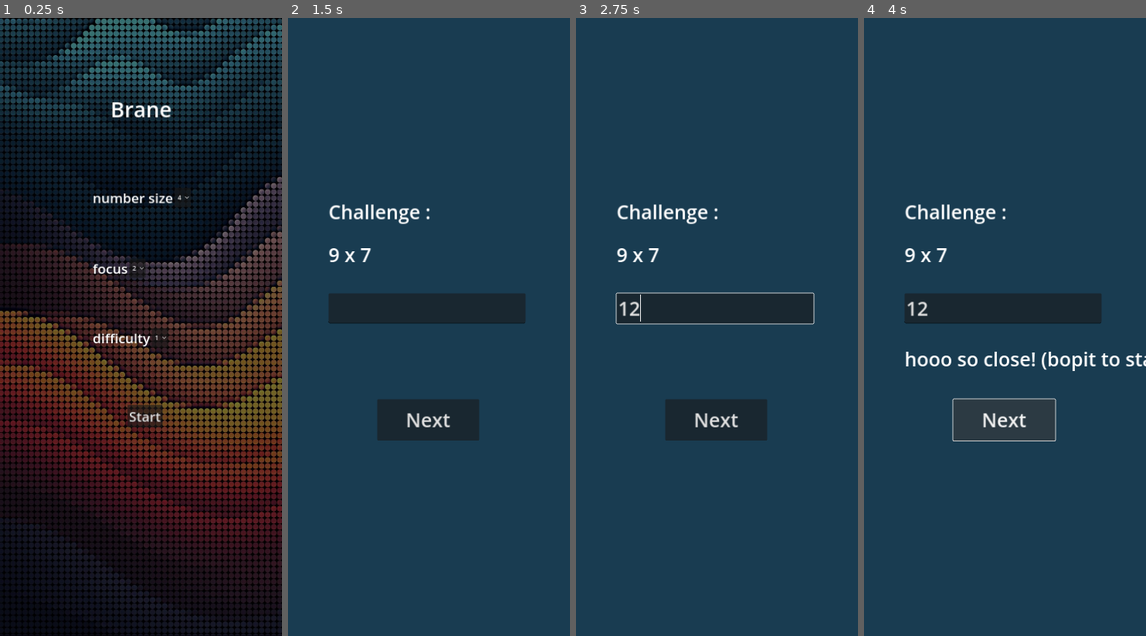
Above: before the commit, frames 1-4 (left to right).
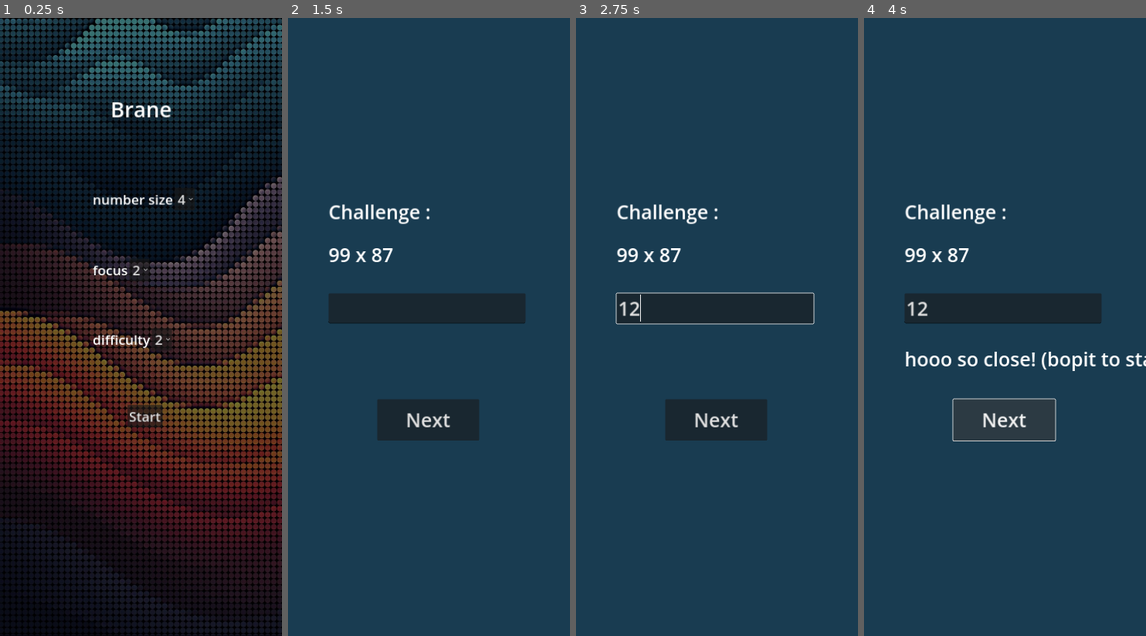
Above: after the commit, the same moments.

Repository: Zabardast/brane
Game: Godot game, scene res://main.tscn
Same seed, same stepped clock (60 frames per second), same inputs: the game is played once before the commit and once after it.
Inputs (mouse positions are in pixels of both pictures, inside the frame that each line leads up to):
- Up to frame 1 (0.25 s): no input
- Up to frame 2 (1.5 s): click "Start" at 0.5 s; click "Next" at 1.25 s
- Up to frame 3 (2.75 s): click (714, 308) at 2.02 s; type "12" at 2.1 s
- Up to frame 4 (4 s): click "Next" at 2.75 s; click "Next" at 3.5 s

The runs differ from the first frame. In frame 1, 0.7% of the frame differs, in the area x 32-69%, y 28-54%; in frame 2, 0.2%; in frame 3, 0.2%; in frame 4, 0.2%.

Commit message:
fix game config not being used properly

Diff:
--- a/challenge_loop.gd
+++ b/challenge_loop.gd
@@ -25,10 +25,9 @@
 	complexity = p_complexity
 
 func new_challenge() -> String:
-	var val1:int = randi() % (complexity*10)
-	var val2:int = randi() % (complexity*10)
+	var val1:int = randi() % (10**complexity)
+	var val2:int = randi() % (10**complexity)
 	var val3:String = "!"
-	list_size = list_size - 1
 	#print_debug("complexity ", complexity)
 	#print_debug("val1 : " ,val1)
 	#print_debug("val2 : " ,val2)
@@ -37,6 +36,7 @@
 		print_debug("go to recall page")
 		emit_signal("start_remember")
 
+	list_size = list_size - 1
 	# operator
 	match randi() % 3:
 		0:
--- a/menu.gd
+++ b/menu.gd
@@ -61,7 +61,7 @@
 
 	for i in problem_complexity:
 		$ComplexityContainer/OptionButton.add_item(problem_complexity[i].label, i)
-	$ComplexityContainer/OptionButton.select(1)
+	$ComplexityContainer/OptionButton.select(2)
 
 
 func start() -> void:
--- a/menu.tscn
+++ b/menu.tscn
@@ -68,6 +68,7 @@
 
 [node name="OptionButton" type="OptionButton" parent="NumberSizeContainer"]
 layout_mode = 2
+theme_override_font_sizes/font_size = 35
 
 [node name="ListSizeContainer" type="FlowContainer" parent="." groups=["hidable_menu"]]
 anchors_preset = -1
@@ -87,6 +88,7 @@
 
 [node name="OptionButton" type="OptionButton" parent="ListSizeContainer"]
 layout_mode = 2
+theme_override_font_sizes/font_size = 35
 
 [node name="ComplexityContainer" type="FlowContainer" parent="." groups=["hidable_menu"]]
 anchors_preset = -1
@@ -106,6 +108,7 @@
 
 [node name="OptionButton" type="OptionButton" parent="ComplexityContainer"]
 layout_mode = 2
+theme_override_font_sizes/font_size = 35
 
 [connection signal="pressed" from="StartButtonContainer/StartButton" to="." method="start"]
 [connection signal="item_selected" from="NumberSizeContainer/OptionButton" to="." method="_on_number_size_selected"]
